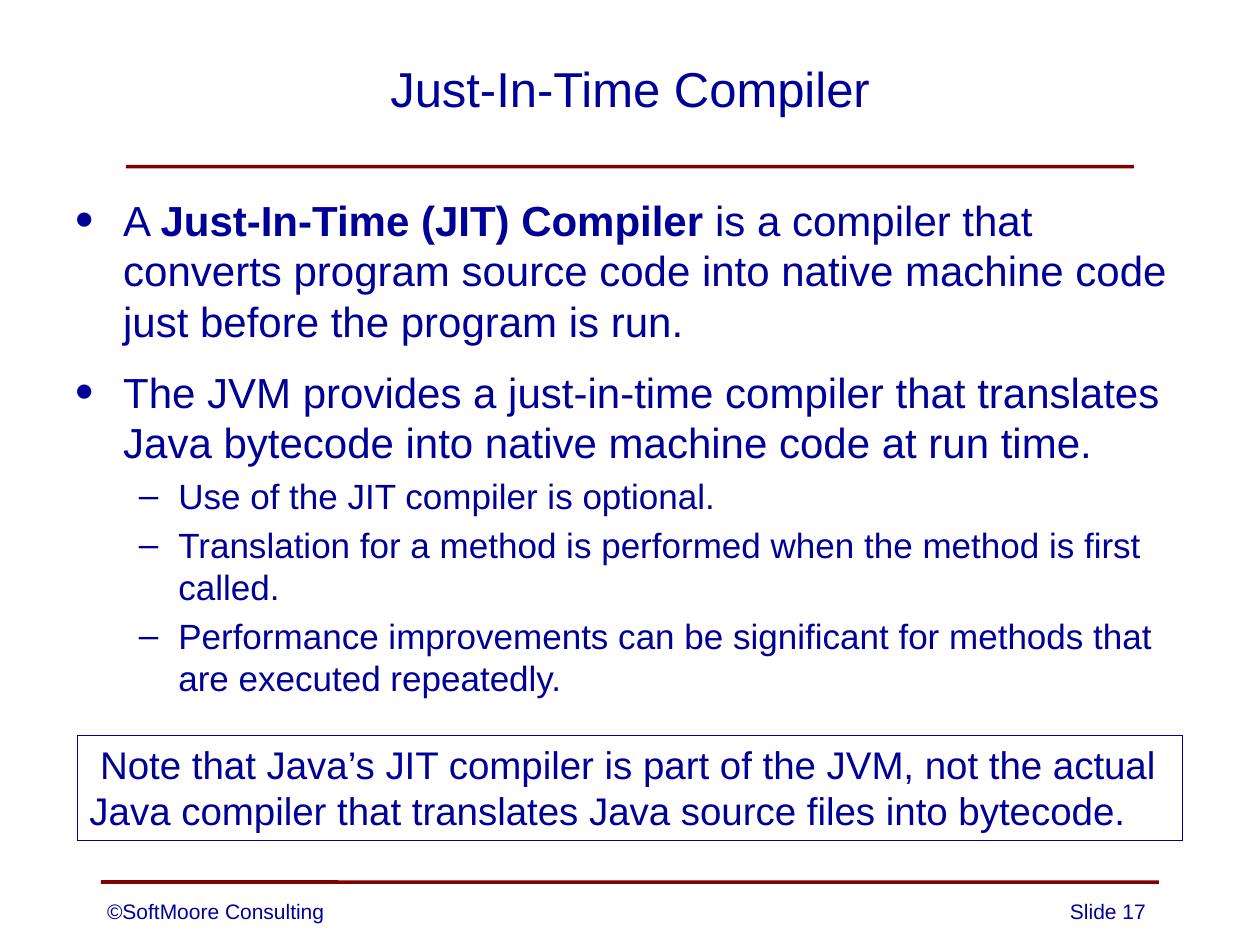
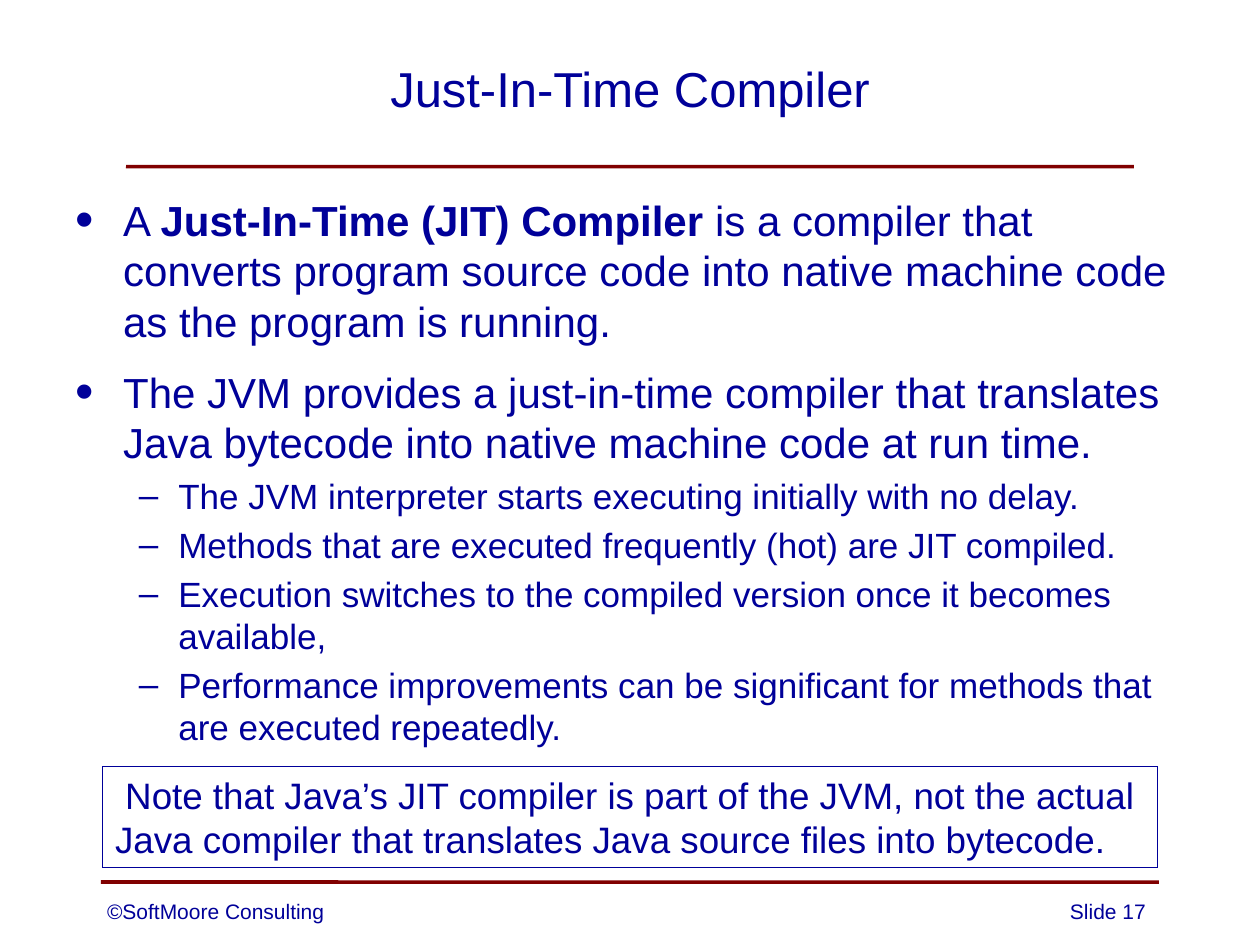
Before and after one commit to SoftMoore/CPRL-Java-3rd, a slide deck: slide 17 of PowerPoints/01 - Overview of Compilers.pptx. Drawn at 1260x945 pixels with LibreOffice and Linux fonts; fonts in the diff are those of the drawing. Boxes give left, top, right and bottom in pixels: in the first picture for what was removed or moved away, otherwise in the second. Text is boxed around its words. In the diff, an @@ line names an element or a change of style, - is before the commit and + after.

```diff
--- a/PowerPoints/01 - Overview of Compilers.pptx
+++ b/PowerPoints/01 - Overview of Compilers.pptx
@@ text at bbox=[123, 205, 1166, 345]: text changed @@
-• A Just-In-Time (JIT) Compiler is a compiler that converts program source code into native machine code just before the program is run.
+• A Just-In-Time (JIT) Compiler is a compiler that converts program source code into native machine code as the program is running.
@@ text at bbox=[178, 483, 1116, 654]: text changed @@
-  – Use of the JIT compiler is optional.
-  – Translation for a method is performed when the method is first called.
+  – The JVM interpreter starts executing initially with no delay.
+  – Methods that are executed frequently (hot) are JIT compiled.
+  – Execution switches to the compiled version once it becomes available,
@@ rectangle "Note that Java’s JIT compiler ...": place and size @@
-rectangle "Note that Java’s JIT compiler ..." at bbox=[77, 735, 1183, 840]
+rectangle "Note that Java’s JIT compiler ..." at bbox=[102, 766, 1157, 868]
@@ rectangle "Note that Java’s JIT compiler ..." at bbox=[102, 766, 1157, 868]: size 22 to 21 pt @@
```
Also in this commit, not shown: 2 other slides changed, 1 other file.
